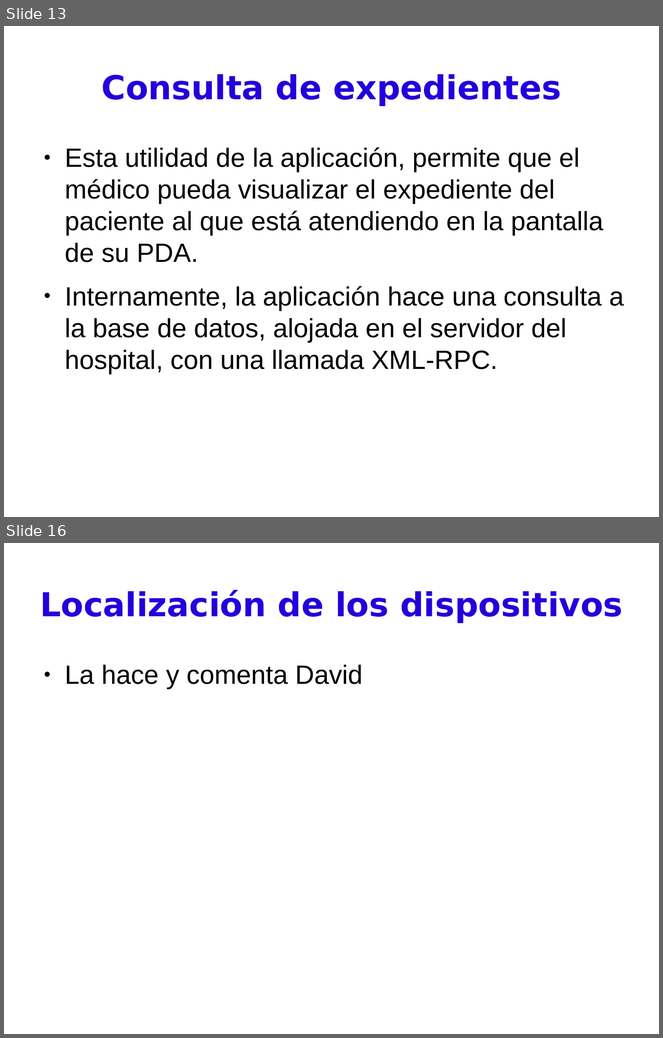
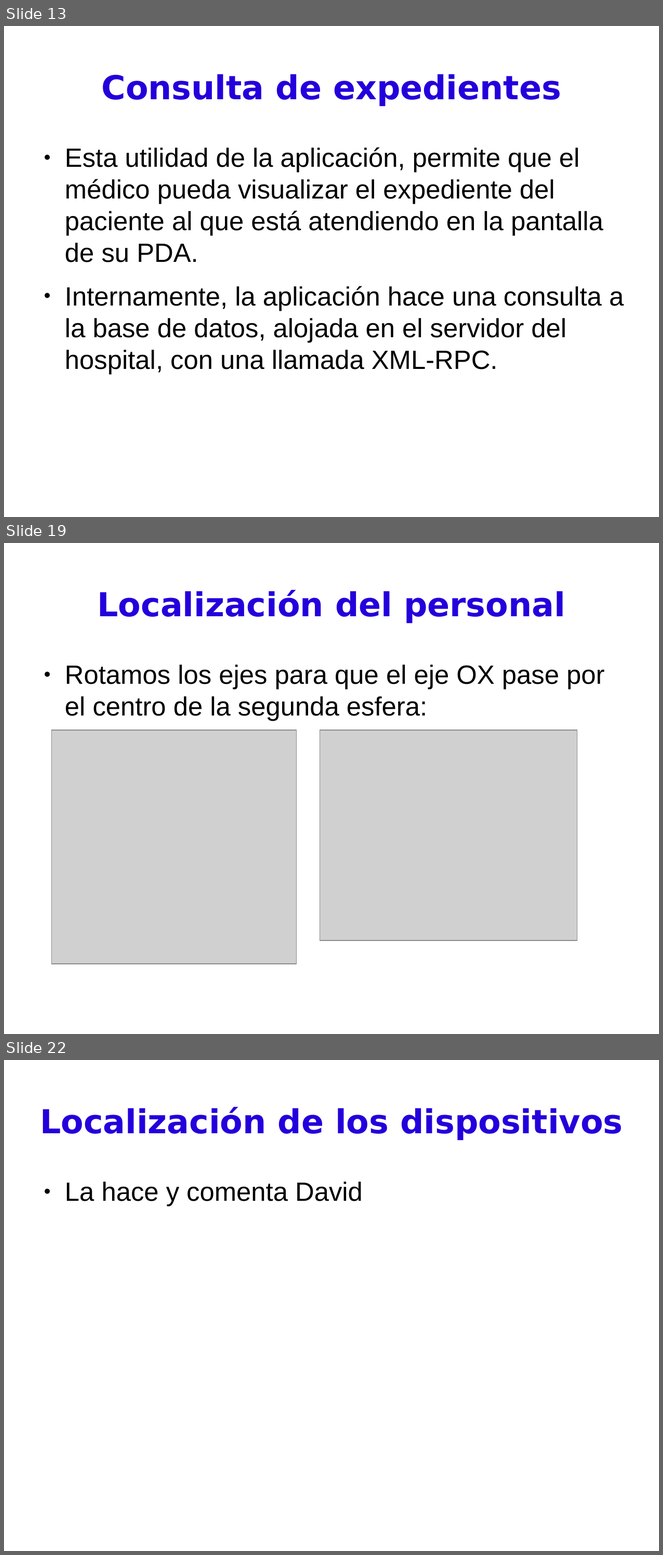
Before and after one commit to BackupTheBerlios/pdassii, a slide deck: Documentos/presentación.odp. Shown one above the other, each under a label of ours: slides 13 and 16 before the commit, slides 13, 19 and 22 after it; the slides between them are not shown. The pictures are 663x1038 and 663x1555 pixels, drawn with LibreOffice and Linux fonts; fonts in the diff are those of the drawing; grey boxes stand for pictures. Boxes give left, top, right and bottom in pixels: in the first picture for what was removed or moved away, otherwise in the second. Text is boxed around its words. In the diff, an @@ line names an element or a change of style, - is before the commit and + after.

```diff
--- a/Documentos/presentación.odp
+++ b/Documentos/presentación.odp
@@ slide 19 added at bbox=[4, 543, 659, 1034], background #FFFFFF @@
@@ title added at bbox=[98, 590, 566, 624], 40 pt, text #2300DC, bold @@
+Localización del personal
@@ text added at bbox=[65, 665, 605, 721], 32 pt, text #000000 @@
+● Rotamos los ejes para que el eje OX pase por el centro de la segunda esfera:
@@ picture added at bbox=[51, 730, 297, 965] @@
@@ picture added at bbox=[320, 730, 577, 941] @@
@@ what was slide 16 is now slide 22 @@
```
Also in this commit, not shown: 5 slides changed, 5 other slides added.
